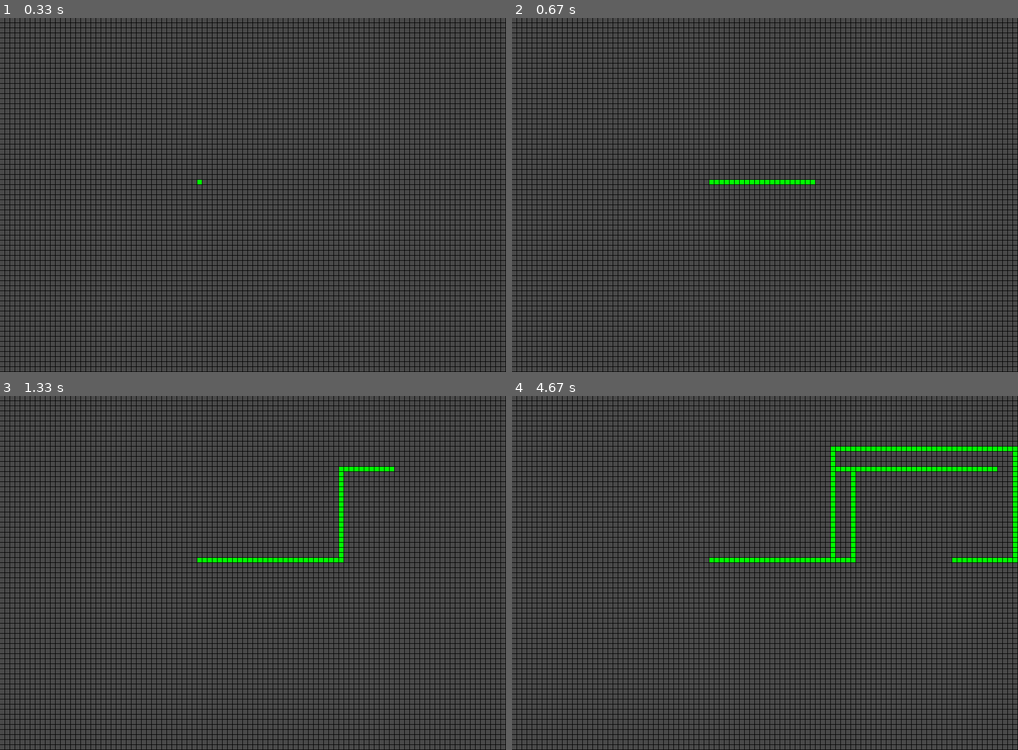
Above: before the commit, frames 1-4 (two rows, left to right).
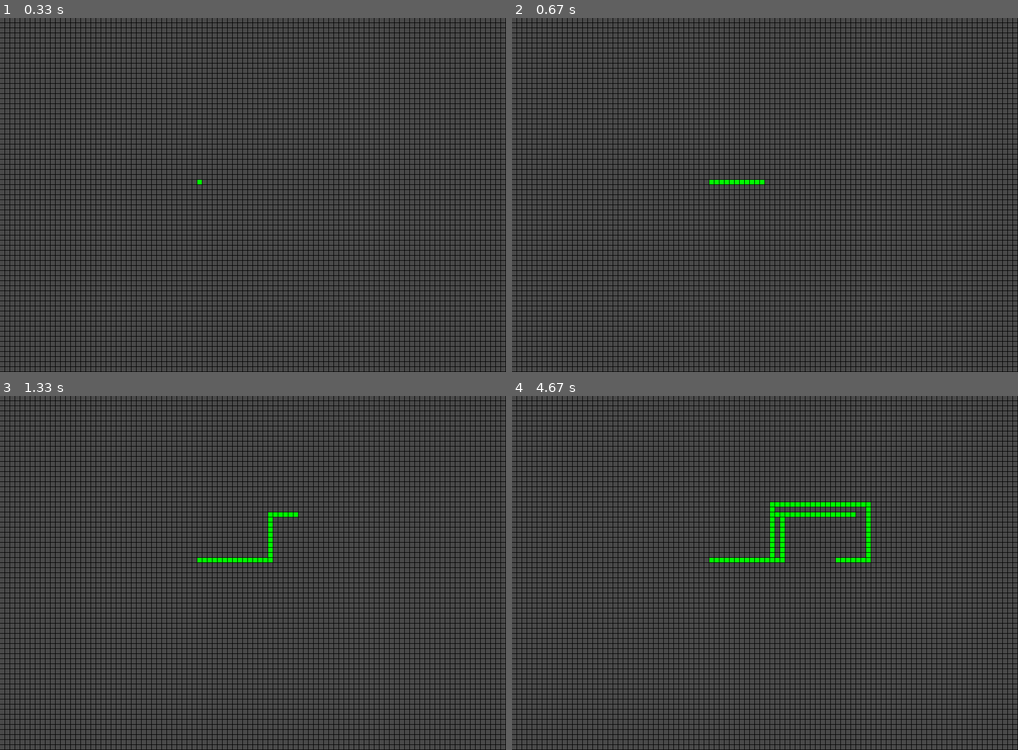
Above: after the commit, the same moments.

Repository: hsadler/learn-pygame
Game: pygame game, started from my_games/grid_trail.py
Two runs of this game, one before a commit and one after it. Both use one fixed random seed, a clock stepped at 60 frames per second and the inputs below.
Inputs:
- Up to frame 1 (0.33 s): no input
- Up to frame 2 (0.67 s): hold D from 0.33 s (still down)
- Up to frame 3 (1.33 s): release D at 0.8 s; hold W 0.83-1.13 s; hold D from 1.17 s (still down)
- Up to frame 4 (4.67 s): release D at 1.63 s; hold A 1.67-2.2 s; hold S 2.23-2.53 s; hold W 3-3.37 s; hold D 3.4-4.03 s; hold S 4.07-4.43 s; hold A from 4.47 s (still down)

Frame 1 is identical in both runs. In frame 2, 0.1% of the frame differs, in the area x 50-60%, y 45-47%; in frame 3, 0.6%; in frame 4, 2.4%, in the area x 51-100%, y 14-47%.

Commit message:
add lock to grid_trail game loop rate

Diff:
--- a/my_games/grid_trail.py
+++ b/my_games/grid_trail.py
@@ -4,6 +4,8 @@
 import random
 import sys
 
+
+GAME_LOOP_RATE = 30
 
 SCREEN_PX_WIDTH = 1000
 SCREEN_PX_HEIGHT = 700
@@ -161,6 +163,8 @@
 	pygame.display.set_caption("game template")
 	# create a surface on screen
 	screen = pygame.display.set_mode((SCREEN_PX_WIDTH, SCREEN_PX_HEIGHT))
+	# get instance of the game clock
+	game_clock = pygame.time.Clock()
 
 	# grid
 	grid = Grid(
@@ -204,6 +208,9 @@
 		# update display only selected block
 		pygame.display.update(grid.get_updated_rect())
 
+		# lock game loop rate
+		game_clock.tick(GAME_LOOP_RATE)
+
 
 if __name__=="__main__":
 	main()
